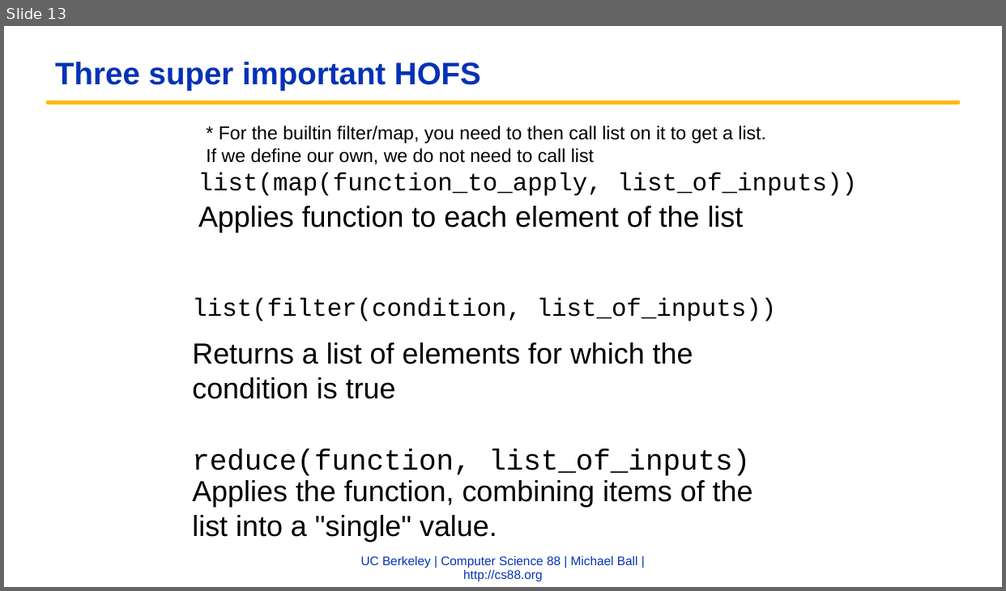
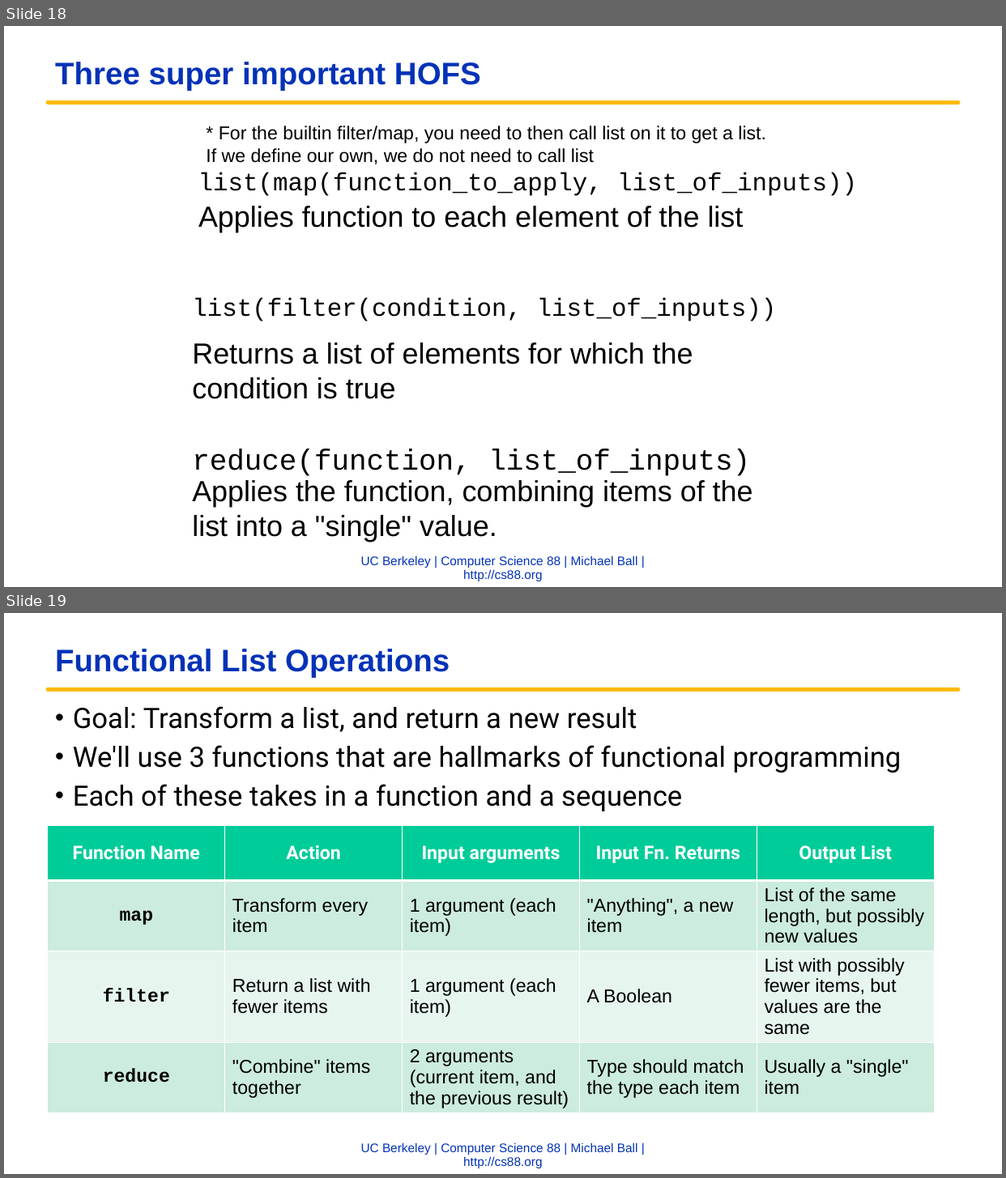
Before and after one commit to cs88-website/fa22, a slide deck: assets/slides/fa22/06-Lists_HOFs.pptx. Shown one above the other, each under a label of ours: slide 13 before the commit, slides 18 and 19 after it. The pictures are 1006x591 and 1006x1178 pixels, drawn with LibreOffice and Linux fonts; fonts in the diff are those of the drawing; background and template pictures are left out. Boxes give left, top, right and bottom in pixels: in the first picture for what was removed or moved away, otherwise in the second. Text is boxed around its words. In the diff, an @@ line names an element or a change of style, - is before the commit and + after.

```diff
--- a/assets/slides/fa22/06-Lists_HOFs.pptx
+++ b/assets/slides/fa22/06-Lists_HOFs.pptx
@@ slide 19 added at (x1=4, y1=613, x2=1002, y2=1174), background #FFFFFF; not listed: 2 template elements that a slide beside it also shows @@
@@ title added at (x1=55, y1=649, x2=450, y2=678), 30 pt, text #0332B7, bold @@
+Functional List Operations
@@ text added at (x1=73, y1=706, x2=901, y2=811), 27 pt, text #000000 @@
+• Goal: Transform a list, and return a new result
+• We'll use 3 functions that are hallmarks of functional programming
+• Each of these takes in a function and a sequence
@@ table added at (x1=48, y1=825, x2=935, y2=1112), 4 rows, 5 columns @@
+Function Name | Action | Input arguments | Input Fn. Returns | Output List
+map | Transform every item | 1 argument (each item) | "Anything", a new item | List of the same length, but possibly new values
+filter | Return a list with fewer items | 1 argument (each item) | A Boolean | List with possibly fewer items, but values are the same
+reduce | "Combine" items together | 2 arguments (current item, and the previous result) | Type should match the type each item | Usually a "single" item
@@ what was slide 13 is now slide 18 @@
```
Also in this commit, not shown: 5 slides changed, 6 other slides added, 1 slide removed, 4 other files.
